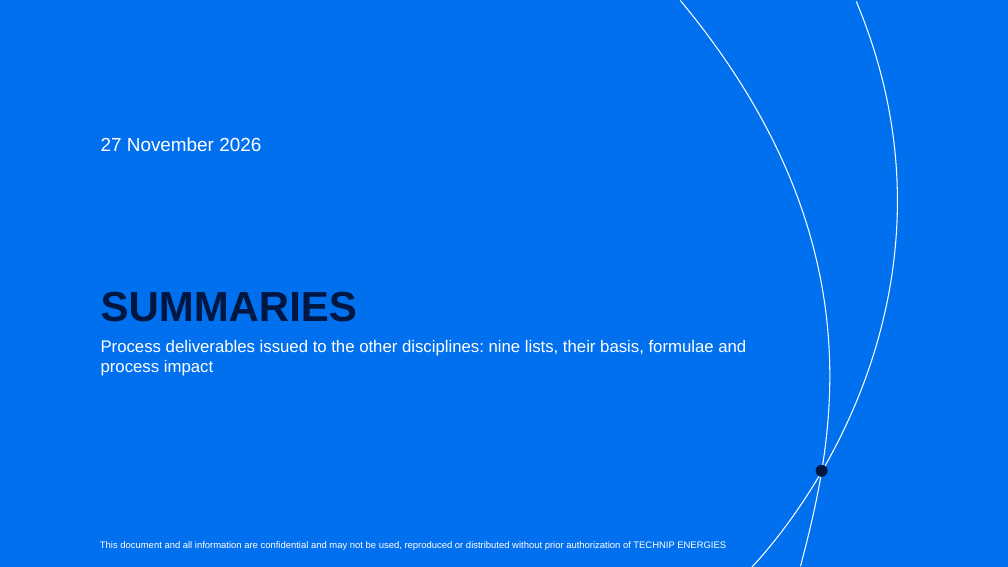
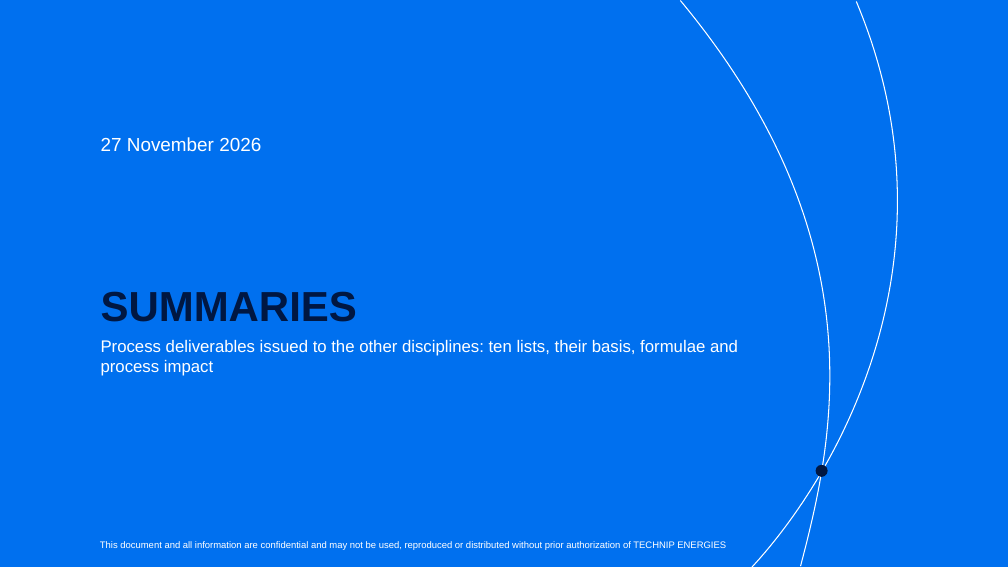
Before and after one commit to ipratikmenon/procalc, a slide deck: slide 1 of SUMMARIES_Process_Deliverables_TEN.pptx. Drawn at 1008x567 pixels with LibreOffice and Linux fonts; fonts in the diff are those of the drawing; background and template pictures are left out. Boxes give left, top, right and bottom in pixels: in the first picture for what was removed or moved away, otherwise in the second. Text is boxed around its words. In the diff, an @@ line names an element or a change of style, - is before the commit and + after.

```diff
--- a/SUMMARIES_Process_Deliverables_TEN.pptx
+++ b/SUMMARIES_Process_Deliverables_TEN.pptx
@@ subtitle at (101, 340, 738, 376): text changed @@
-Process deliverables issued to the other disciplines: nine lists, their basis, formulae and process impact
+Process deliverables issued to the other disciplines: ten lists, their basis, formulae and process impact
```
Also in this commit, not shown: 63 other slides changed, 12 slides added.
